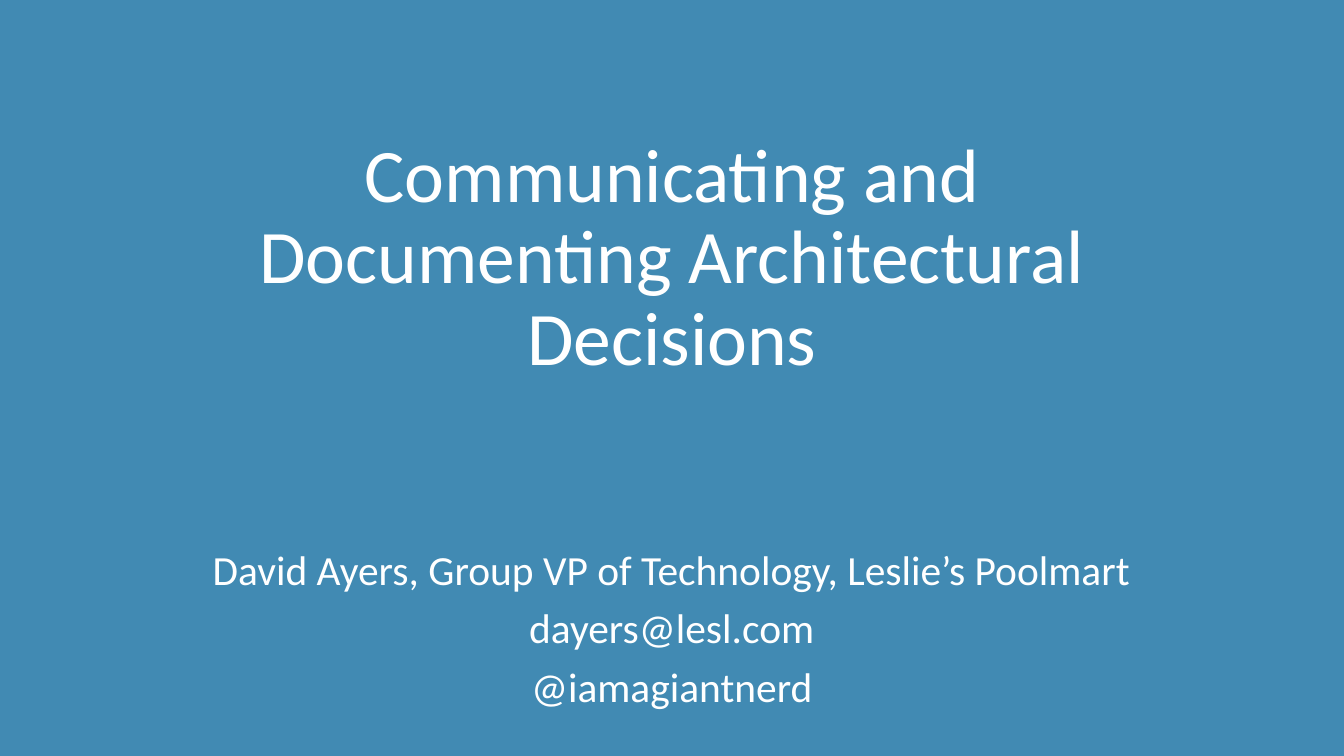
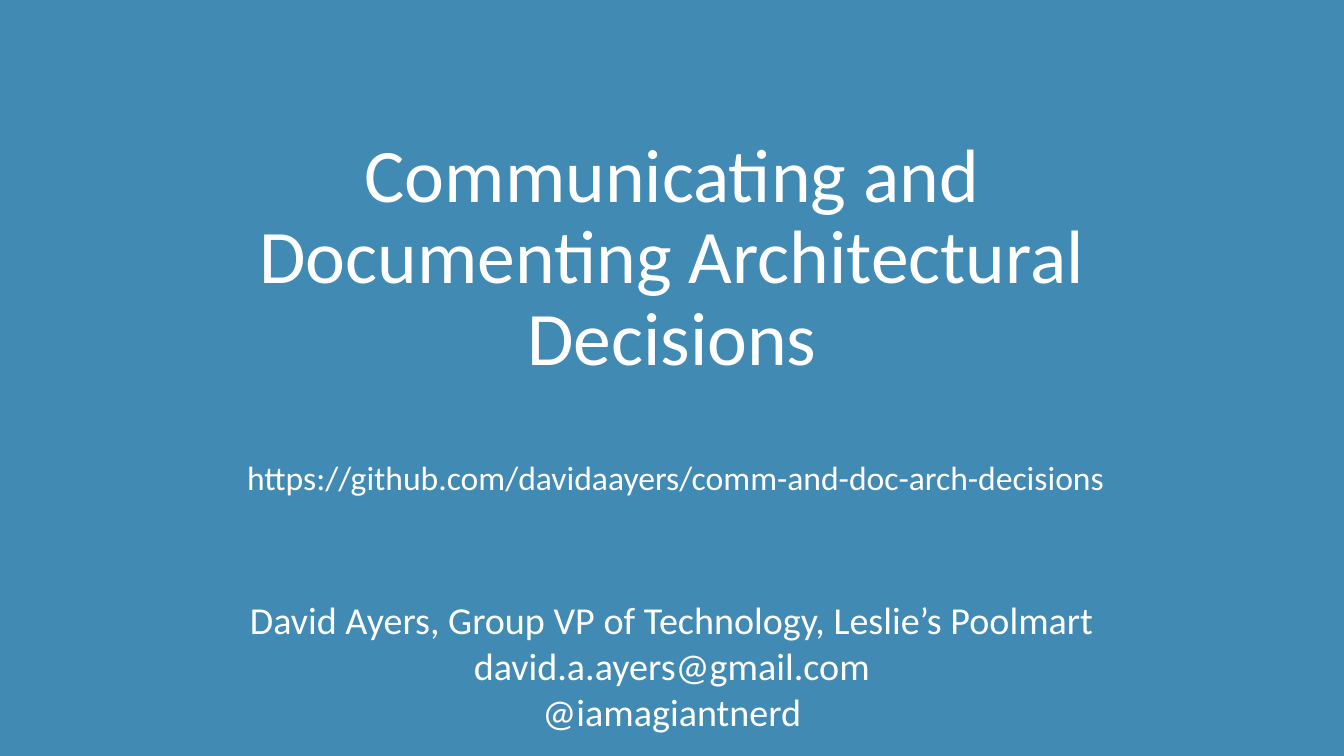
Before and after one commit to davidaayers/comm-and-doc-arch-decisions, a slide deck: slide 67 of comm-and-doc-arch-decisions.pptx (slide 68 before the commit). Drawn at 1344x756 pixels with LibreOffice and Linux fonts; fonts in the diff are those of the drawing. Boxes give left, top, right and bottom in pixels: in the first picture for what was removed or moved away, otherwise in the second. Text is boxed around its words. In the diff, an @@ line names an element or a change of style, - is before the commit and + after.

```diff
--- a/comm-and-doc-arch-decisions.pptx
+++ b/comm-and-doc-arch-decisions.pptx
@@ text added at (247, 466, 1104, 496), 24 pt, text #FFFFFF @@
+https://github.com/davidaayers/comm-and-doc-arch-decisions
@@ subtitle at (250, 607, 1092, 733): size 29.6 to 27.2 pt in "David Ayers, Group VP of Technology, Leslie’s ...", "@iamagiantnerd"; line spacing 0.9 to 0.7 @@
@@ subtitle at (474, 653, 870, 687): text changed; size 29.6 to 27.2 pt @@
-dayers@lesl.com
+david.a.ayers@gmail.com
```
Also in this commit, not shown: 14 other slides changed, 1 slide removed.
